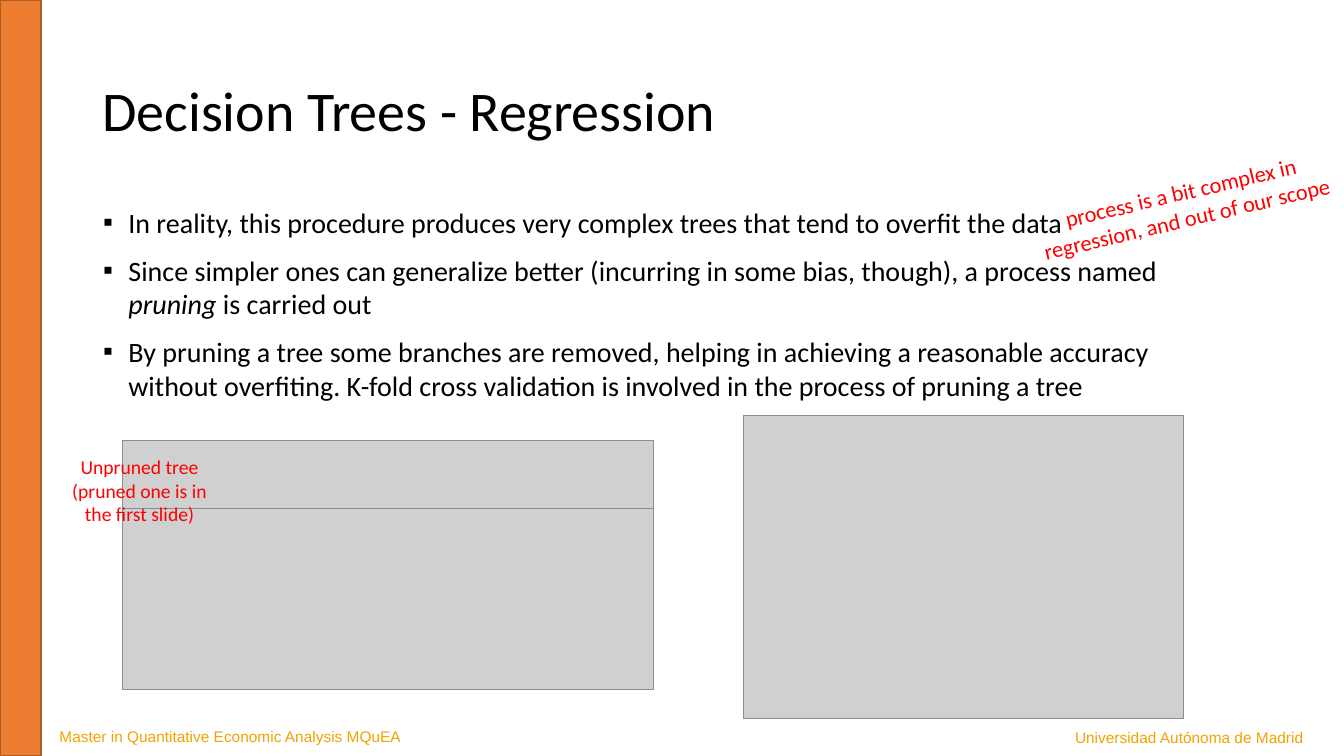
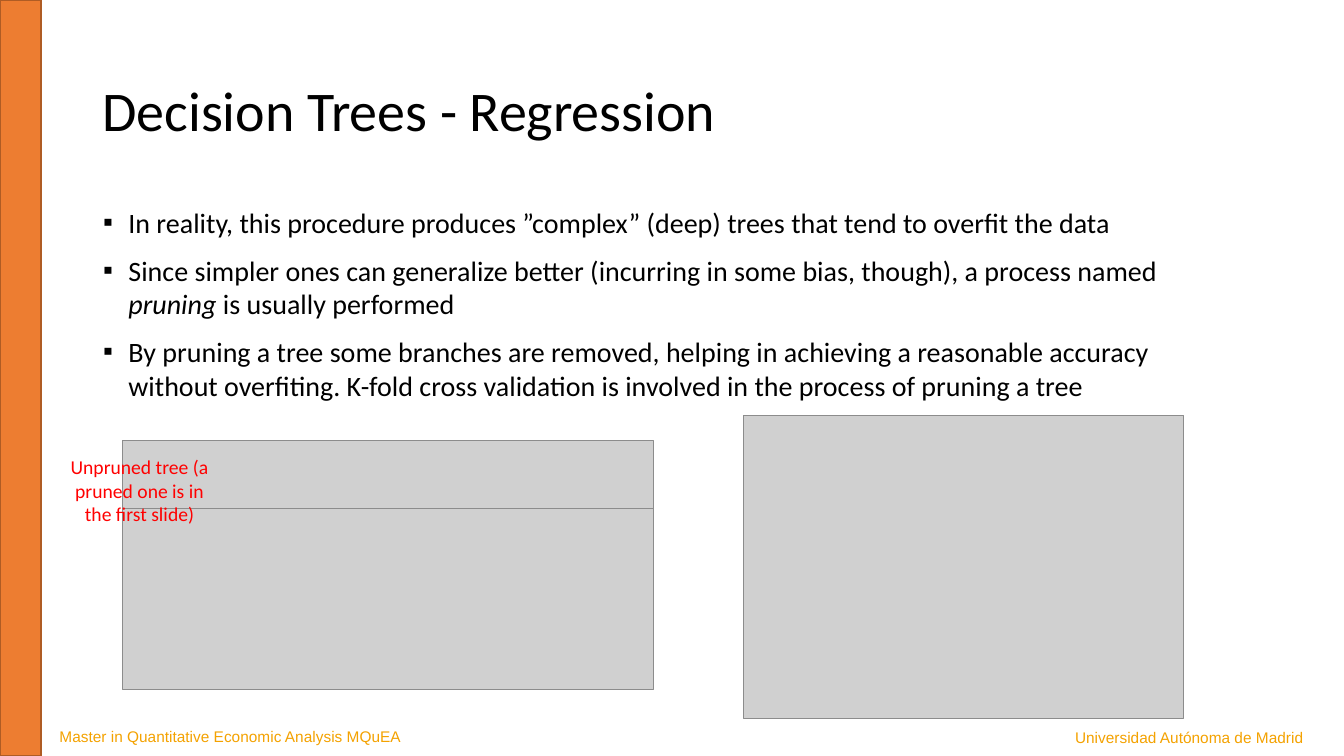
Before and after one commit to JavierBas/IMLEF-MQuEA, a slide deck: slide 9 of Course content/Slides/Topic 5 - Tree-based methods.pptx. Drawn at 1344x756 pixels with LibreOffice and Linux fonts; fonts in the diff are those of the drawing; grey boxes stand for pictures. Boxes give left, top, right and bottom in pixels: in the first picture for what was removed or moved away, otherwise in the second. Text is boxed around its words. In the diff, an @@ line names an element or a change of style, - is before the commit and + after.

```diff
--- a/Course content/Slides/Topic 5 - Tree-based methods.pptx
+++ b/Course content/Slides/Topic 5 - Tree-based methods.pptx
@@ text removed at (578, 184, 1216, 396) @@
-process is a bit complex in regression, and out of our scope
@@ text at (128, 212, 1156, 319): text changed @@
-▪ In reality, this procedure produces very complex trees that tend to overfit the data
-▪ Since simpler ones can generalize better (incurring in some bias, though), a process named pruning is carried out
+▪ In reality, this procedure produces ”complex” (deep) trees that tend to overfit the data
+▪ Since simpler ones can generalize better (incurring in some bias, though), a process named pruning is usually performed
@@ text at (71, 458, 208, 527): text changed @@
-Unpruned tree (pruned one is in the first slide)
+Unpruned tree (a pruned one is in the first slide)
```
Also in this commit, not shown: 1 other slide changed, 6 other files.
